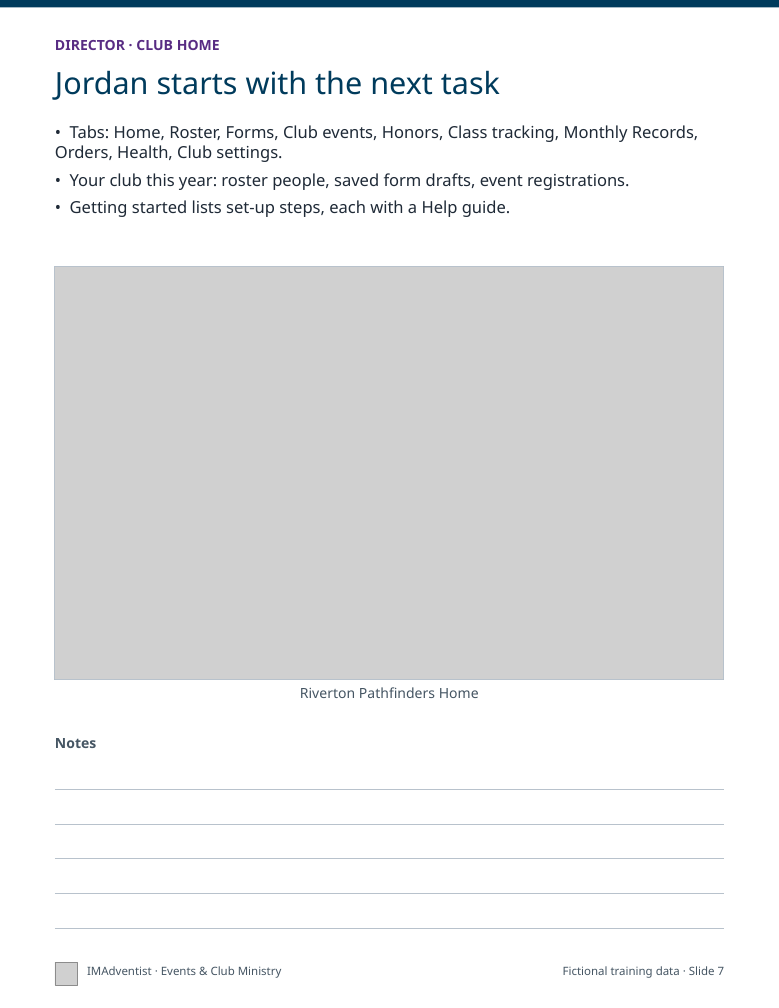
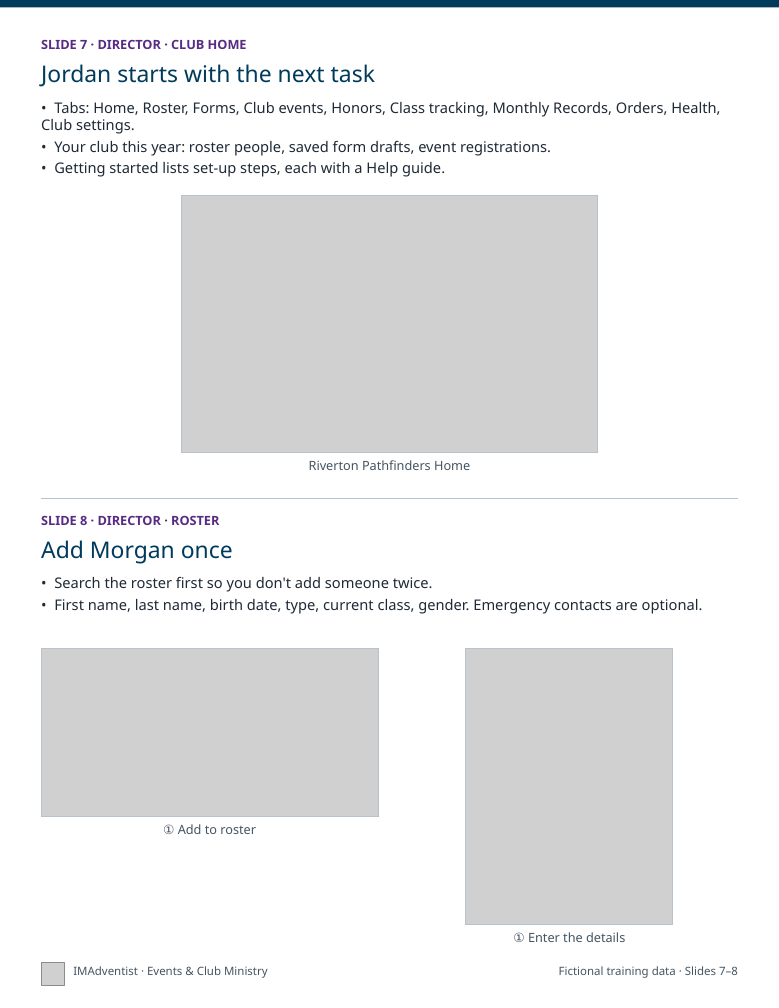
Before and after one commit to DurantTL/IMSDA-Events, a slide deck: slide 4 of docs/platform-documentation/2026-11-05/exports/IMAdventist-getting-started-print.pptx (slide 7 before the commit). Drawn at 779x1008 pixels with LibreOffice and Linux fonts; fonts in the diff are those of the drawing; grey boxes stand for pictures. Boxes give left, top, right and bottom in pixels: in the first picture for what was removed or moved away, otherwise in the second. Text is boxed around its words. In the diff, an @@ line names an element or a change of style, - is before the commit and + after.

```diff
--- a/docs/platform-documentation/2026-11-05/exports/IMAdventist-getting-started-print.pptx
+++ b/docs/platform-documentation/2026-11-05/exports/IMAdventist-getting-started-print.pptx
@@ text at (41,39,247,49): text changed; size 11 to 10 pt @@
-DIRECTOR · CLUB HOME
+SLIDE 7 · DIRECTOR · CLUB HOME
@@ text "Jordan starts with the next ...": place and size @@
-text "Jordan starts with the next ..." at (55,70,500,100)
+text "Jordan starts with the next ..." at (41,64,375,87)
@@ text "Jordan starts with the next ..." at (41,64,375,87): size 24 to 18 pt @@
@@ text "• Tabs: Home, Roster, Forms, ...": place and size @@
-text "• Tabs: Home, Roster, Forms, ..." at (55,125,698,217)
+text "• Tabs: Home, Roster, Forms, ..." at (41,102,720,177)
@@ text "• Tabs: Home, Roster, Forms, ..." at (41,102,720,177): size 13 to 11.5 pt; less space between paragraphs @@
@@ picture: place and size @@
-picture at (55,267,724,680)
+picture at (181,195,598,452)
@@ rectangle: place and size @@
-rectangle at (55,267,724,680)
+rectangle at (181,195,598,452)
@@ text "Riverton Pathfinders Home": place and size @@
-text "Riverton Pathfinders Home" at (300,687,479,698)
+text "Riverton Pathfinders Home" at (309,460,470,470)
@@ text "Riverton Pathfinders Home" at (309,460,470,470): size 11 to 10 pt @@
@@ line added from (41, 499) to (738, 499), #B8C2CC 0.75 pt @@
@@ text added at (41,515,219,525), 10 pt, text #582C83, bold @@
+SLIDE 8 · DIRECTOR · ROSTER
@@ text added at (41,540,233,564), 18 pt, text #003B5C @@
+Add Morgan once
@@ text added at (54,577,703,614), 11.5 pt, text #1F2A37 @@
+• Search the roster first so you don't add someone twice.
+• First name, last name, birth date, type, current class, gender. Emergency contacts are optional.
@@ picture added at (41,648,378,817) @@
@@ rectangle added at (41,648,378,817), outline #B8C2CC 0.75 pt @@
@@ picture added at (466,648,673,925) @@
@@ rectangle added at (466,648,673,925), outline #B8C2CC 0.75 pt @@
@@ text removed at (55,738,96,748) @@
-Notes
@@ line removed from (55, 789) to (724, 789) @@
@@ line removed from (55, 824) to (724, 824) @@
@@ text added at (163,824,256,834), 10 pt, text #455563 @@
+① Add to roster
@@ line removed from (55, 859) to (724, 859) @@
@@ line removed from (55, 894) to (724, 894) @@
@@ line removed from (55, 928) to (724, 928) @@
@@ text added at (513,932,625,942), 10 pt, text #455563 @@
+① Enter the details
@@ picture: place and size @@
-picture at (55,962,78,985)
+picture at (41,962,64,985)
@@ text "IMAdventist · Events & Club ...": place and size @@
-text "IMAdventist · Events & Club ..." at (87,966,282,978)
+text "IMAdventist · Events & Club ..." at (73,966,268,978)
@@ text at (559,966,738,978): text changed @@
-Fictional training data · Slide 7
+Fictional training data · Slides 7–8
```
Also in this commit, not shown: 15 other slides changed, 15 slides removed, 4 other files.
